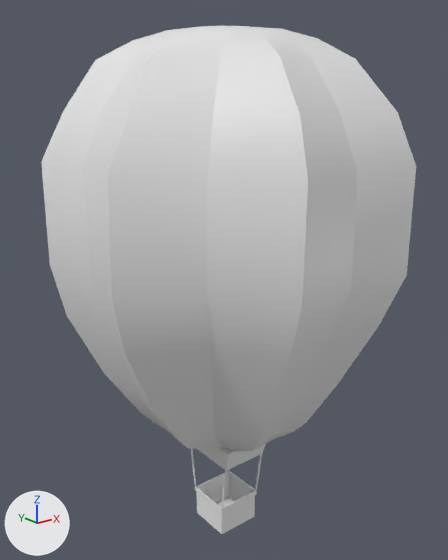
Renders of the Blender file Assets/Models/blend/Luchtbalon.blend from each side of a commit.
Both versions are drawn from a 50 mm camera at (-1.466, -1.827, 1.824) aimed at (0.005, 0.012, 1.089). Arrows for +X, +Y and +Z are at lower left; the lights stay in place.

Names of what the first picture shows: 'Ballon', 'Mand'.
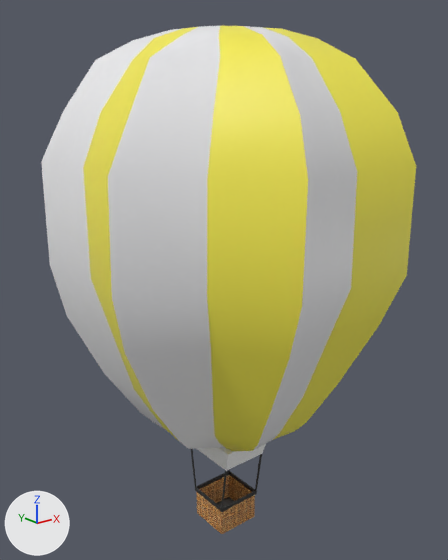
Edits to the bpy script that builds the scene:
```text
Add img_luchtballontexture_jpg:
    img_luchtballontexture_jpg = load_image('LuchtballonTexture.jpg', '../../Textures/LuchtballonTexture.jpg', 3980, 4019, 'sRGB')
Add mat_luchtballontexture:
    mat_luchtballontexture = principled_material('LuchtballonTexture')
    mat_luchtballontexture.texture = img_luchtballontexture_jpg
Change me_cube_001:
    where me_cube_001.from_pydata(...)  # 64 vertices, 71 faces; spans x -0.68..0.71, y -1.65..1.7, z -1.11..5.93
    add me_cube_001.materials.append(mat_luchtballontexture)  # picture img_luchtballontexture_jpg
Change me_cylinder:
    where me_cylinder.from_pydata(...)  # 176 vertices, 162 faces; spans x -1.23..1.54, y -1.59..1.25, z 1.55..5.14
    used by ob_ballon; location = (-0.076, 0.061, -0.275); scale = (0.444, 0.444, 0.444)
    me_cylinder part 1: texture (UV) coordinates of 162 of 162 faces, centred in x -1.18..1.47, y -1.56..1.23, z 1.56..5.14, changed; they spanned u 0.03..0.95, v 0.03..0.96 and now span u 0.04..0.98, v 0.46..0.97
    add me_cylinder.materials.append(mat_luchtballontexture)  # picture img_luchtballontexture_jpg
```

What differs and where, as boxes [x1, y1, x2, y2] in the pictures (448 x 560 px):
'Ballon', recoloured, surface changed (grey to yellow): [80, 26, 416, 451] in both
'Mand', recoloured (grey to brown): [191, 446, 263, 534] in both
part 1 of me_cylinder, surface changed (grey to yellow): [41, 26, 416, 451] in both
